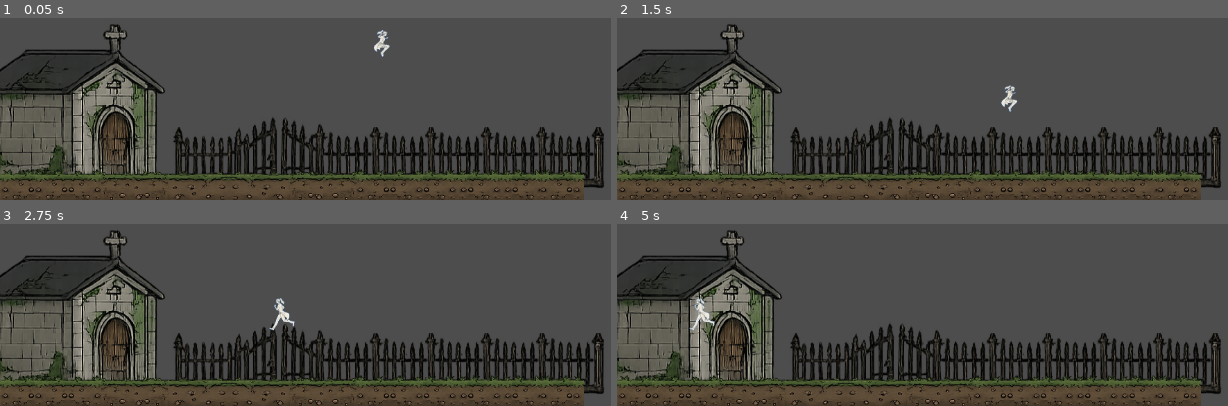
Above: before the commit, frames 1-4 (two rows, left to right).
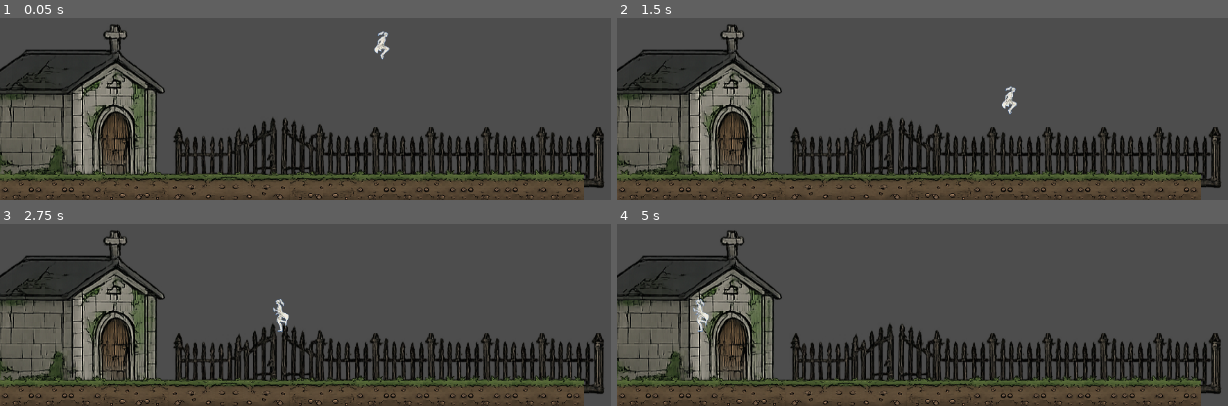
Above: after the commit, the same moments.

Repository: rocket180406/project-z
Game: Godot game, scene res://environment/environment.tscn
Two runs of this game, one before a commit and one after it. Both use one fixed random seed, a clock stepped at 60 frames per second and the inputs below.
Inputs:
- Up to frame 1 (0.05 s): no input
- Up to frame 2 (1.5 s): tap Enter at 0.5 s; tap D (mover_der) at 0.6, 1.35 s; tap Space (saltar) at 0.77 s
- Up to frame 3 (2.75 s): tap Space (saltar) at 1.52, 2 s; hold A (mover_izq) from 2.03 s (still down); tap D (mover_der) at 2.1 s
- Up to frame 4 (5 s): tap Enter at 2.75 s; release A (mover_izq) at 2.78 s; tap D (mover_der) at 2.85, 3.6, 4.35 s; tap Space (saltar) at 3.02, 3.77, 4.25, 4.52 s; hold A (mover_izq) from 4.28 s (still down)

The runs differ from the first frame. In frame 1, 0.2% of the frame differs, in the area x 61-64%, y 6-24%; in frame 2, 0.2%; in frame 3, 0.3%, in the area x 44-49%, y 40-60%; in frame 4, 0.3%.

Commit message:
salto mejorado

Diff:
--- a/daxis/player/jugador1.tscn
+++ b/daxis/player/jugador1.tscn
@@ -20,10 +20,6 @@
 [sub_resource type="AtlasTexture" id="AtlasTexture_oaqe1"]
 atlas = ExtResource("3_uluay")
 region = Rect2(246, 0, 82, 101)
-
-[sub_resource type="AtlasTexture" id="AtlasTexture_4j4sw"]
-atlas = ExtResource("3_uluay")
-region = Rect2(328, 0, 82, 101)
 
 [sub_resource type="AtlasTexture" id="AtlasTexture_kqtha"]
 atlas = ExtResource("2_6xjp1")
@@ -79,19 +75,10 @@
 }, {
 "duration": 1.0,
 "texture": SubResource("AtlasTexture_oaqe1")
-}, {
-"duration": 1.0,
-"texture": SubResource("AtlasTexture_4j4sw")
-}, {
-"duration": 1.0,
-"texture": SubResource("AtlasTexture_4j4sw")
-}, {
-"duration": 1.0,
-"texture": SubResource("AtlasTexture_4j4sw")
 }],
 "loop": true,
 "name": &"jump",
-"speed": 7.0
+"speed": 10.0
 }, {
 "frames": [{
 "duration": 1.0,
@@ -120,7 +107,7 @@
 }],
 "loop": true,
 "name": &"run",
-"speed": 8.0
+"speed": 1.0
 }]
 
 [sub_resource type="RectangleShape2D" id="RectangleShape2D_8s8j1"]
@@ -135,7 +122,8 @@
 [node name="ani_j1" type="AnimatedSprite2D" parent="." unique_id=1111112588]
 sprite_frames = SubResource("SpriteFrames_vjdt2")
 animation = &"jump"
-frame_progress = 0.91131
+frame_progress = 0.12271362
+metadata/_edit_group_ = true
 
 [node name="CollisionShape2D" type="CollisionShape2D" parent="." unique_id=1795544347]
 position = Vector2(5.5, 1.5)
